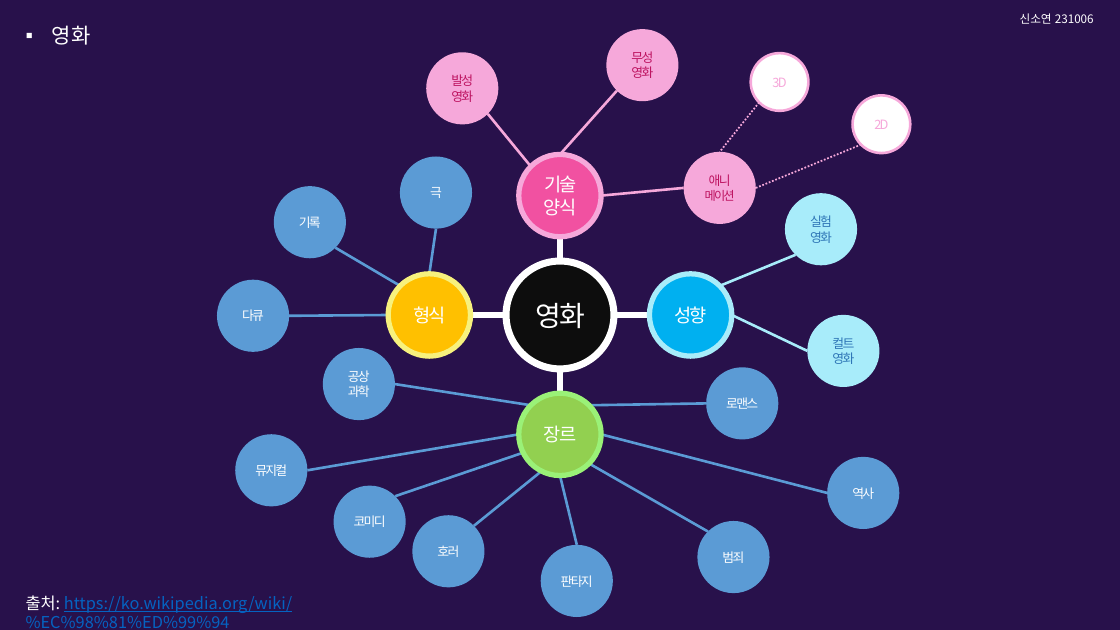
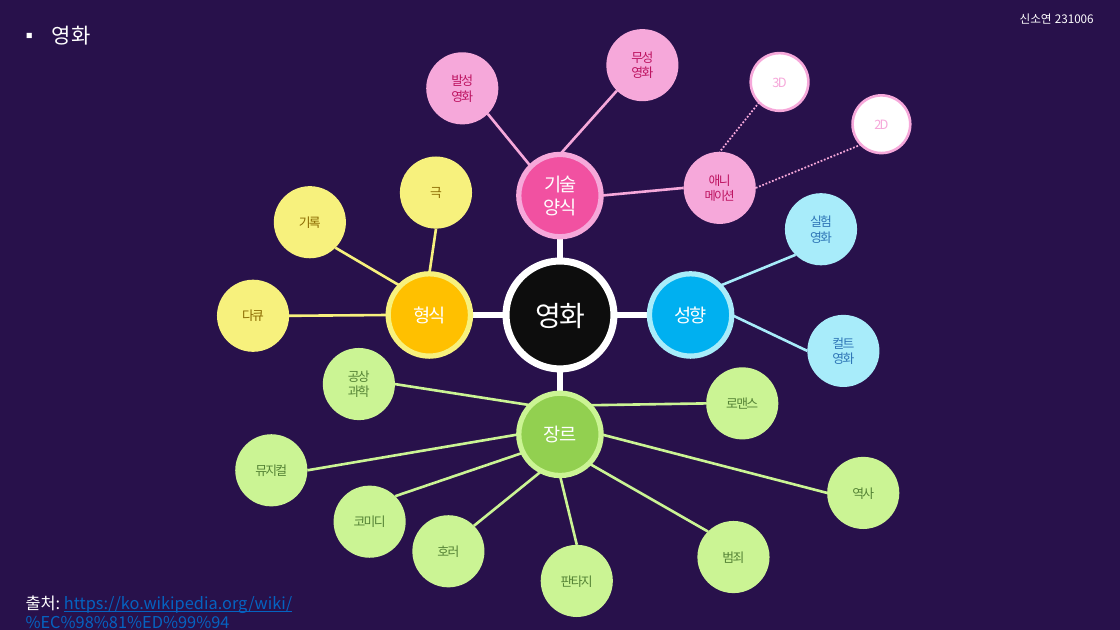
Before and after one commit to ttoyon/sinso2913, a slide deck: slide 2 of 디자인/마인드맵.pptx. Drawn at 1120x630 pixels with LibreOffice and Linux fonts; fonts in the diff are those of the drawing. Boxes give left, top, right and bottom in pixels: in the first picture for what was removed or moved away, otherwise in the second. Text is boxed around its words. In the diff, an @@ line names an element or a change of style, - is before the commit and + after.

```diff
--- a/디자인/마인드맵.pptx
+++ b/디자인/마인드맵.pptx
@@ line (436, 229) - (429, 274): stroke #5B9BD5 2.25 pt to #F7F17D 2.25 pt @@
@@ line (335, 248) - (400, 286): stroke #5B9BD5 2.25 pt to #F7F17D 2.25 pt @@
@@ text colour #FFFFFF to #8A6900; fill #5B9BD5 to #F7F17D in 3 elements at bbox=[400, 156, 472, 229], bbox=[274, 187, 346, 259], bbox=[217, 280, 289, 352] @@
@@ line (289, 316) - (388, 315): stroke #5B9BD5 2.25 pt to #F7F17D 2.25 pt @@
@@ line (395, 384) - (531, 405): stroke #5B9BD5 2.25 pt to #CBF494 2.25 pt @@
@@ ellipse "장르" at bbox=[519, 393, 602, 476]: outline #9AF177 4.5 pt to #CBF494 4.5 pt @@
@@ line (707, 403) - (589, 405): stroke #5B9BD5 2.25 pt to #CBF494 2.25 pt @@
@@ text colour #FFFFFF to #548235; fill #5B9BD5 to #CBF494 in 8 elements at bbox=[334, 486, 406, 558], bbox=[323, 348, 395, 420], bbox=[413, 515, 485, 587], bbox=[541, 545, 613, 618], bbox=[697, 521, 770, 593], bbox=[828, 457, 900, 529], bbox=[707, 367, 779, 439], bbox=[235, 434, 308, 507] @@
@@ line (308, 471) - (519, 434): stroke #5B9BD5 2.25 pt to #CBF494 2.25 pt @@
@@ line (828, 493) - (602, 434): stroke #5B9BD5 2.25 pt to #CBF494 2.25 pt @@
@@ line (395, 497) - (524, 452): stroke #5B9BD5 2.25 pt to #CBF494 2.25 pt @@
@@ line (474, 526) - (541, 472): stroke #5B9BD5 2.25 pt to #CBF494 2.25 pt @@
@@ line (577, 545) - (560, 476): stroke #5B9BD5 2.25 pt to #CBF494 2.25 pt @@
@@ line (589, 464) - (708, 532): stroke #5B9BD5 2.25 pt to #CBF494 2.25 pt @@
```
Also in this commit, not shown: 6 other files.
